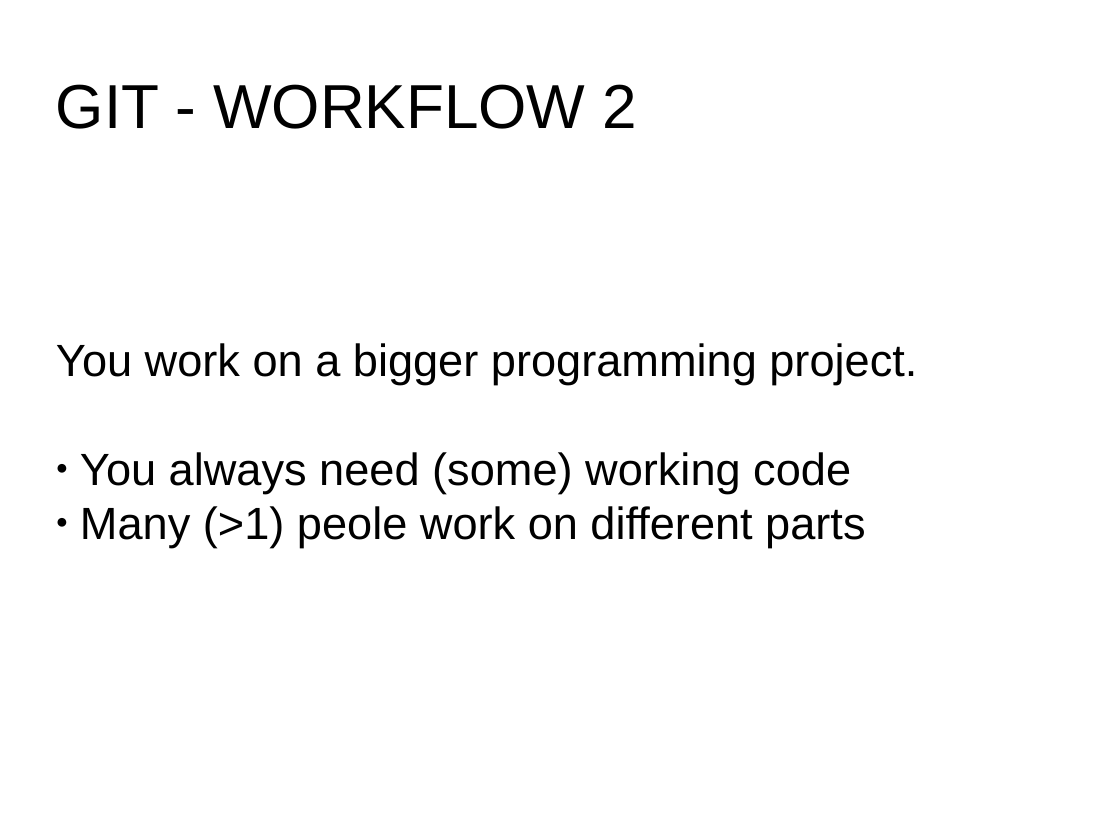
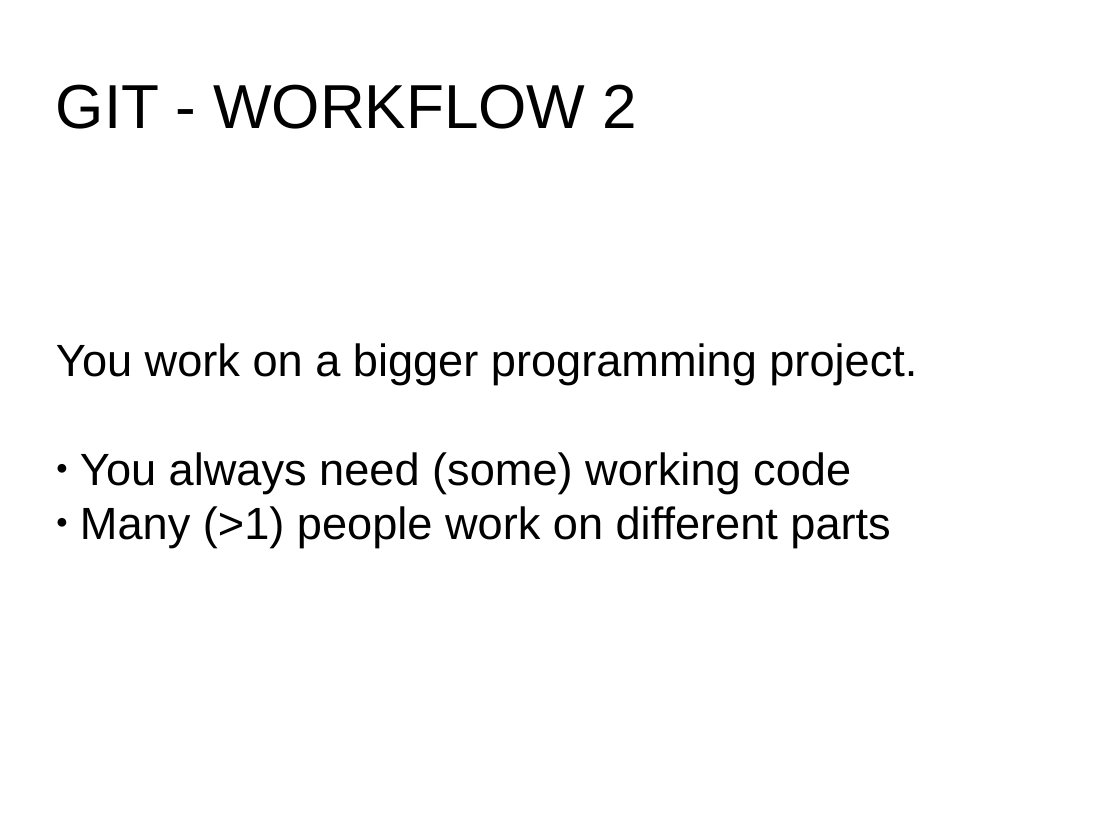
Before and after one commit to flosopher/gittalk, a slide deck: slide 4 of git.odp. Drawn at 1120x840 pixels with LibreOffice and Linux fonts; fonts in the diff are those of the drawing. Boxes give left, top, right and bottom in pixels: in the first picture for what was removed or moved away, otherwise in the second. Text is boxed around its words. In the diff, an @@ line names an element or a change of style, - is before the commit and + after.

```diff
--- a/git.odp
+++ b/git.odp
@@ subtitle at box(80, 506, 890, 548): text changed @@
-● Many (>1) peole work on different parts
+● Many (>1) people work on different parts
```
Also in this commit, not shown: 1 other slide changed, 1 other file.
